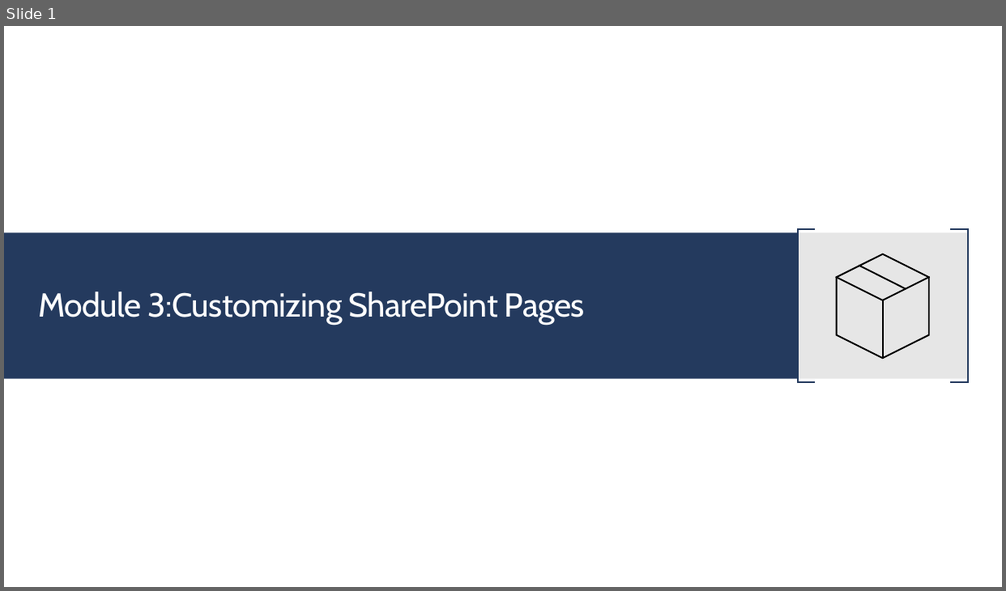
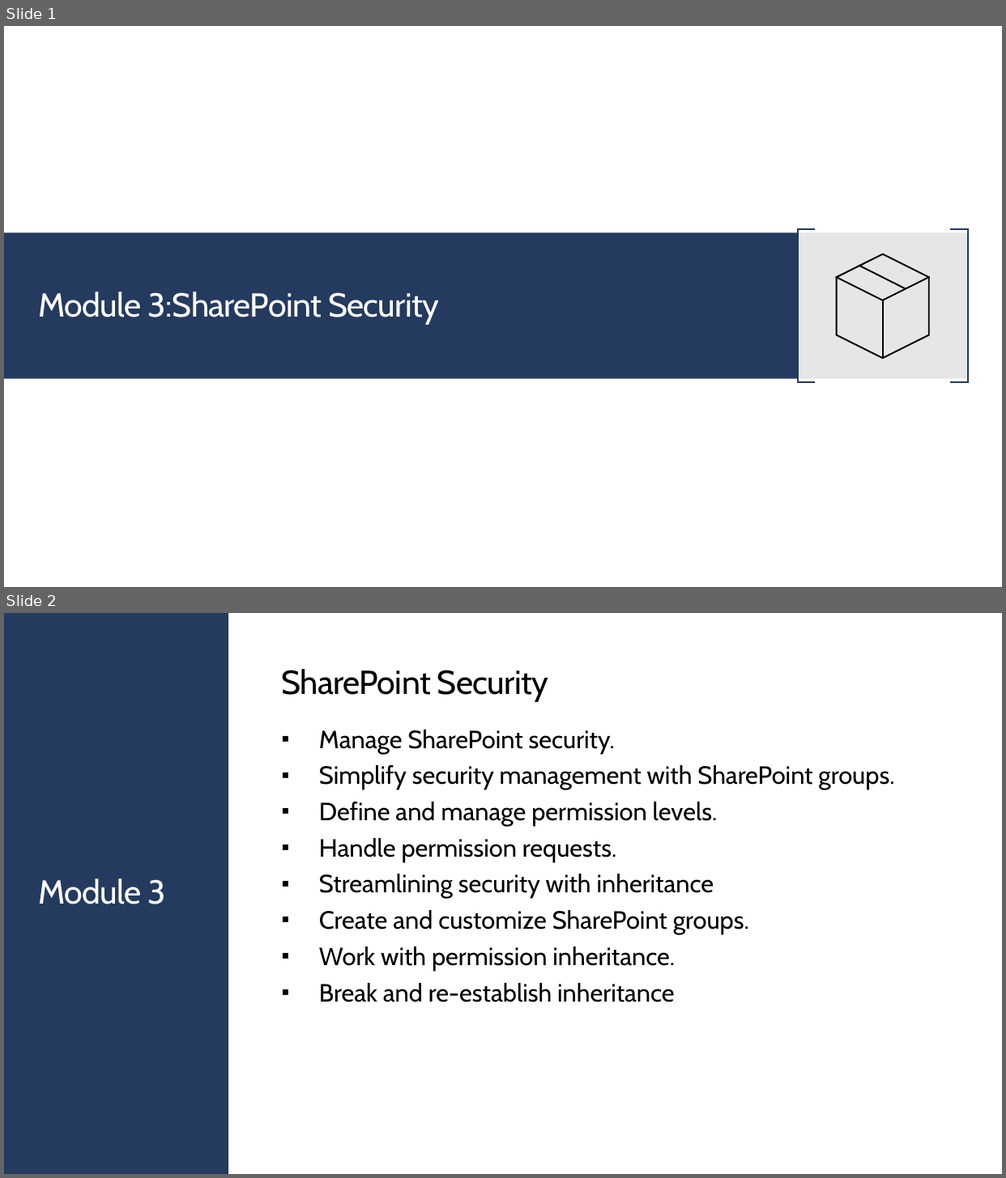
Before and after one commit to JPOWER4/SharePoint-2019-Training, a slide deck: Microsoft SharePoint 2019 Module 3.pptx. Shown one above the other, each under a label of ours: slide 1 before the commit, slides 1 and 2 after it. The pictures are 1006x591 and 1006x1178 pixels, drawn with LibreOffice and Linux fonts; fonts in the diff are those of the drawing. Boxes give left, top, right and bottom in pixels: in the first picture for what was removed or moved away, otherwise in the second. Text is boxed around its words. In the diff, an @@ line names an element or a change of style, - is before the commit and + after.

```diff
--- a/Microsoft SharePoint 2019 Module 3.pptx
+++ b/Microsoft SharePoint 2019 Module 3.pptx
@@ slide 2 added at (x1=4, y1=613, x2=1002, y2=1174), background #FFFFFF @@
@@ rectangle added at (x1=4, y1=613, x2=228, y2=1174), fill #243A5E @@
@@ text added at (x1=282, y1=669, x2=548, y2=701), 32 pt, text #000000 @@
+SharePoint Security
@@ text added at (x1=319, y1=730, x2=894, y2=1003), 24 pt, text #000000 @@
+▪ Manage SharePoint security.
+▪ Simplify security management with SharePoint groups.
+▪ Define and manage permission levels.
+▪ Handle permission requests.
+▪ Streamlining security with inheritance
+▪ Create and customize SharePoint groups.
+▪ Work with permission inheritance.
+▪ Break and re-establish inheritance
@@ title added at (x1=38, y1=879, x2=166, y2=905), 32 pt, text #FFFFFF @@
+Module 3
@@ slide 1 changed as well @@
@@ title at (x1=38, y1=292, x2=439, y2=325): text changed @@
-Module 3:Customizing SharePoint Pages
+Module 3:SharePoint Security
```
Also in this commit, not shown: 5 other slides added, 3 slides removed, 16 other files.
